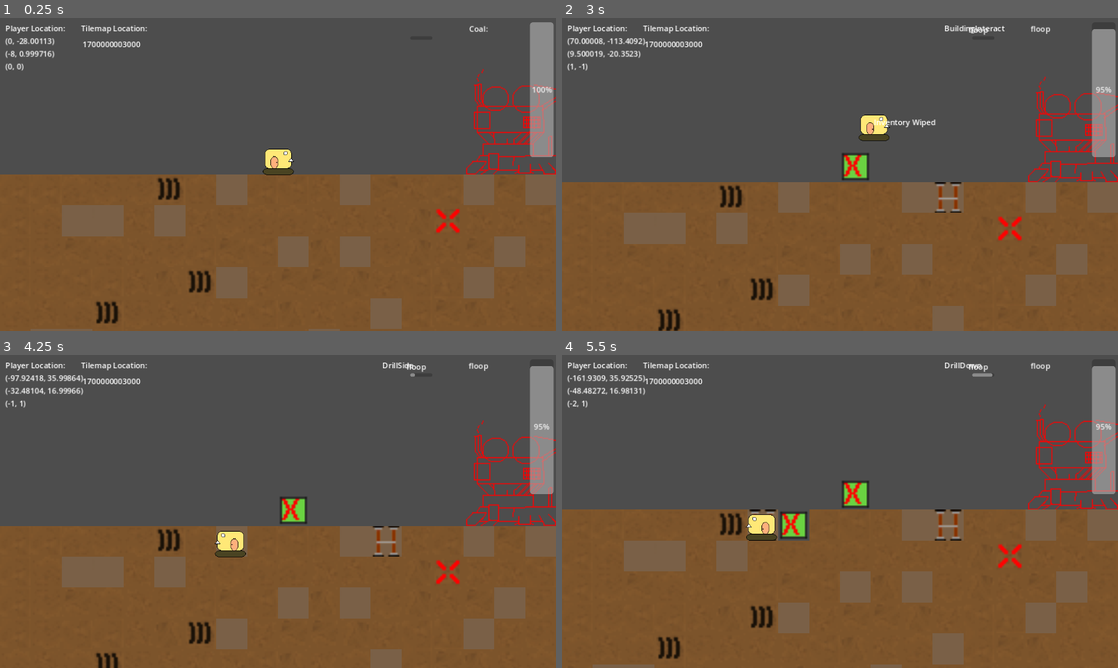
Above: before the commit, frames 1-4 (two rows, left to right).
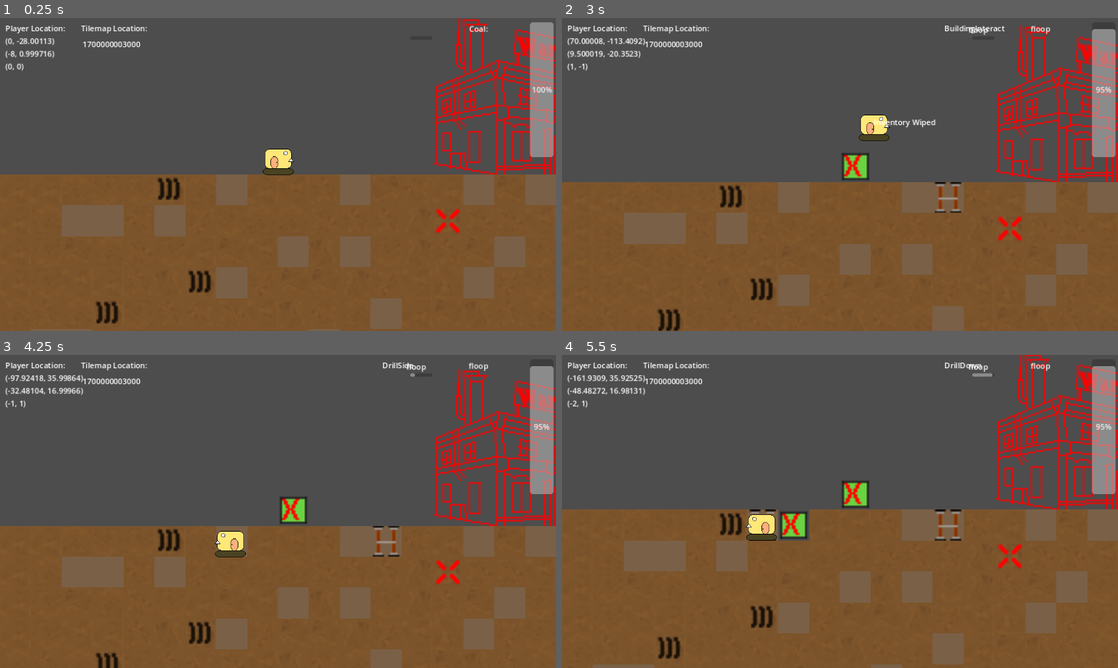
Above: after the commit, the same moments.

Repository: TrakeMuldoon/GodotMineTower
Game: Godot game, scene res://World/world.tscn
The game is run twice, just before and just after one commit, with the same random seed, the same clock (stepped at 60 frames per second) and the same inputs.
Inputs:
- Up to frame 1 (0.25 s): no input
- Up to frame 2 (3 s): hold D (go_right) 0.53-1.28 s; tap X (Mark) at 0.6 s; hold S (go_down) 1.28-2.03 s; tap M (Mine) at 1.35 s; hold D (go_right) 2.03-2.78 s; hold R (Return) 2.03-2.78 s; hold Up (go_up) from 2.78 s (still down); tap T (UseBuilding) at 2.85 s
- Up to frame 3 (4.25 s): release Up (go_up) at 3.53 s; hold A (go_left) from 3.53 s (still down); tap Z (Wall) at 3.6 s
- Up to frame 4 (5.5 s): tap X (Mark) at 4.35 s; release A (go_left) at 5.03 s; hold S (go_down) from 5.03 s (still down); hold M (Mine) from 5.03 s (still down)

The runs differ from the first frame. In frame 1, 4.1% of the frame differs, in the area x 77-100%, y 0-50%; in frame 2, 4.1%; in frame 3, 4.2%, in the area x 77-100%, y 4-55%; in frame 4, 4.1%.

Commit message:
Updating Building png, Updated TODOS

Diff:
--- a/Buildings/warehouse.tscn
+++ b/Buildings/warehouse.tscn
@@ -3,15 +3,15 @@
 [ext_resource type="Script" path="res://Buildings/warehouse.gd" id="1_5y1pm"]
 [ext_resource type="Texture2D" uid="uid://bo3dygk67g2sd" path="res://assets/Buildlings.png" id="2_kl8fb"]
 
-[sub_resource type="AtlasTexture" id="AtlasTexture_y252h"]
+[sub_resource type="AtlasTexture" id="AtlasTexture_ht40n"]
 atlas = ExtResource("2_kl8fb")
-region = Rect2(0, 0, 128, 128)
+region = Rect2(128, 128, 128, 128)
 
 [sub_resource type="SpriteFrames" id="SpriteFrames_1mdxn"]
 animations = [{
 "frames": [{
 "duration": 1.0,
-"texture": SubResource("AtlasTexture_y252h")
+"texture": SubResource("AtlasTexture_ht40n")
 }],
 "loop": true,
 "name": &"Building",
--- a/Characters/tank_character.gd
+++ b/Characters/tank_character.gd
@@ -80,7 +80,10 @@
 	character_moved.emit(position)
 
 var fuel = FuelTankSize
+var fuel_decrease = 5
 func Jump():
+	if fuel < fuel_decrease:
+		return
 	if is_on_floor(): # and is_on_floor():
 		velocity.y = Floor_Boost_Velocity
 	else:
@@ -88,7 +91,7 @@
 	if velocity.y < Max_Boost_Velocity:
 		velocity.y = Max_Boost_Velocity
 	else:
-		fuel -= 5
+		fuel -= fuel_decrease
 		var fuel_percent = float(fuel) / FuelTankSize
 		fuel_modified.emit(fuel_percent)
 
--- a/World/world.tscn
+++ b/World/world.tscn
@@ -1,10 +1,11 @@
-[gd_scene load_steps=6 format=3 uid="uid://ikyyrfbbl6mg"]
+[gd_scene load_steps=7 format=3 uid="uid://ikyyrfbbl6mg"]
 
 [ext_resource type="Script" path="res://World/world.gd" id="1_s4pm6"]
 [ext_resource type="PackedScene" uid="uid://f6l3he8ki1b4" path="res://TileSets/worldlevel.tscn" id="2_ufl5l"]
 [ext_resource type="PackedScene" uid="uid://c1n8ykio0swl0" path="res://Buildings/warehouse.tscn" id="3_h2g8o"]
 [ext_resource type="PackedScene" uid="uid://bhd3na60mj5w0" path="res://Characters/tank_character.tscn" id="3_t8821"]
 [ext_resource type="PackedScene" uid="uid://caewvun7a74qq" path="res://HUD/hud.tscn" id="4_xx605"]
+[ext_resource type="PackedScene" uid="uid://cpqctqefpo5va" path="res://Buildings/gas_station.tscn" id="6_7o2mp"]
 
 [node name="World" type="Node"]
 script = ExtResource("1_s4pm6")
@@ -15,6 +16,10 @@
 
 [node name="Warehouse" parent="." instance=ExtResource("3_h2g8o")]
 position = Vector2(500, 0)
+scale = Vector2(3, 3)
+
+[node name="GasStation" parent="." instance=ExtResource("6_7o2mp")]
+position = Vector2(1065, -134)
 scale = Vector2(2, 2)
 
 [node name="TankCharacter" parent="." instance=ExtResource("3_t8821")]
Not shown, changed: TODO.txt
Binary file changed: assets/Buildlings.png
Not shown, changed: assets/Buildlings.pdn
